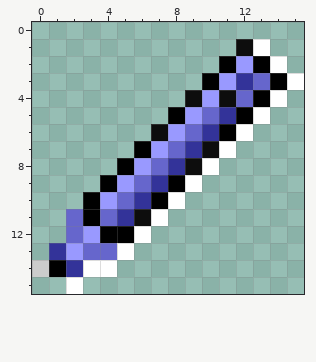
Pixel-art sprite, stored at groove/trunk/resources/edit.gif. The first picture shows the starting point.
The file is 16x16 pixels.
And afterwards:
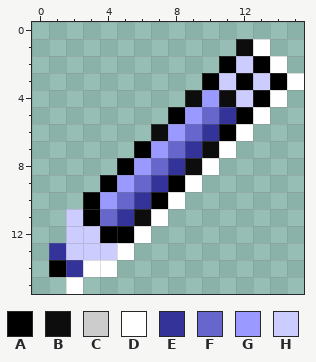
Palette (. is transparent): A #000000  B #0d0d0d  C #cccccc  D #ffffff  E #333399  F #6666cc  G #9999ff  H #ccccff
From old to new:
The edit turns colour E into colour A in row 3 at x 12.
The edit turns colour F into colour H in row 3 at x 13; in row 4 at x 12; in rows 11 to 12 at x 2; in row 13 at x 3 to 4.
The edit turns colour G into colour H in row 2 at x 12; in row 3 at x 11; in row 12 at x 3; in row 13 at x 2.
Colour C is removed in row 14 at x 0.
